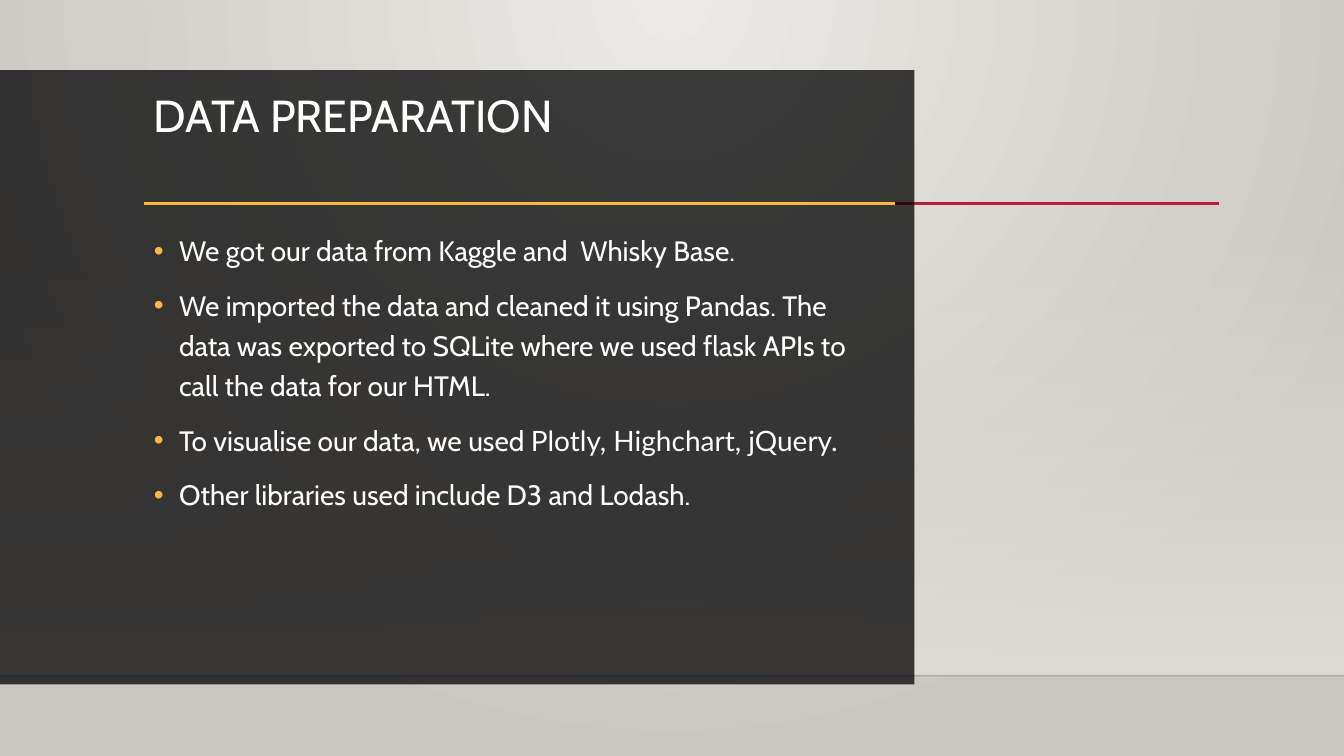
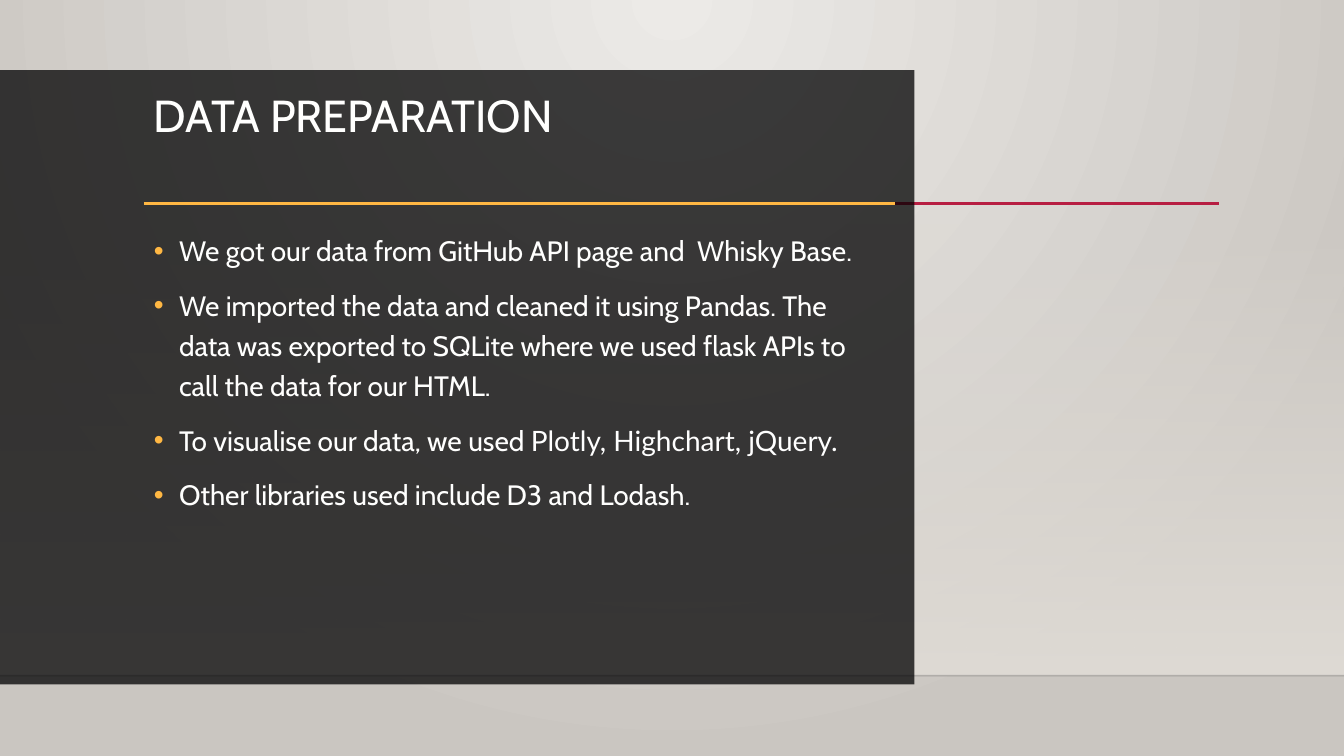
Before and after one commit to EpicTomatoSauce/DataAnalytics_Project2, a slide deck: slide 4 of Presentation.pptx. Drawn at 1344x756 pixels with LibreOffice and Linux fonts; fonts in the diff are those of the drawing; background and template pictures are left out. Boxes give left, top, right and bottom in pixels: in the first picture for what was removed or moved away, otherwise in the second. Text is boxed around its words. In the diff, an @@ line names an element or a change of style, - is before the commit and + after.

Commit message:
updated ppt

```diff
--- a/Presentation.pptx
+++ b/Presentation.pptx
@@ text at (x1=179, y1=240, x2=852, y2=268): text changed @@
-• We got our data from Kaggle and Whisky Base.
+• We got our data from GitHub API page and Whisky Base.
```
Also in this commit, not shown: 1 other file.
